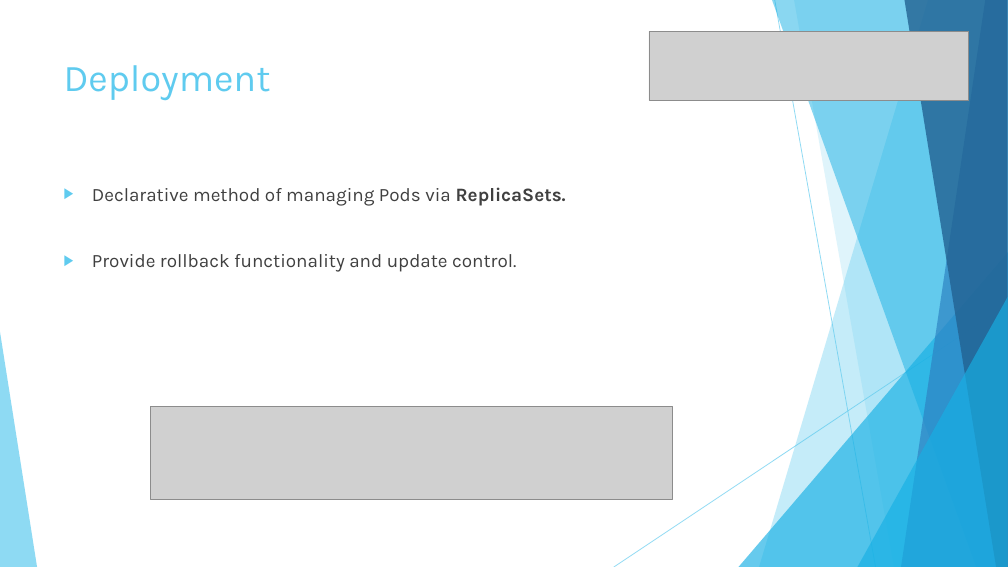
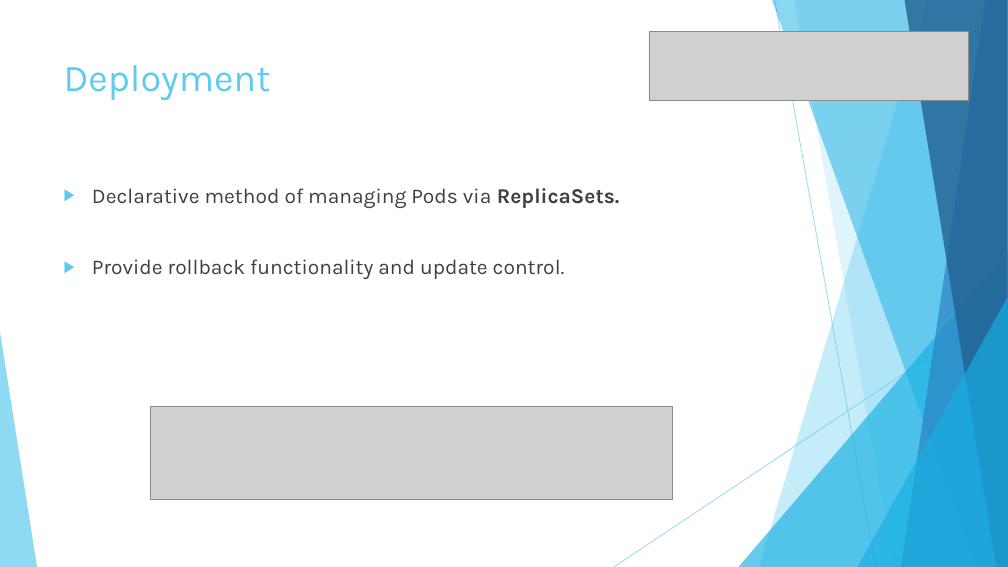
Before and after one commit to fsforza/kubernetes-demo, a slide deck: slide 10 of slides/kube-demo.pptx. Drawn at 1008x567 pixels with LibreOffice and Linux fonts; fonts in the diff are those of the drawing; grey boxes stand for pictures. Boxes give left, top, right and bottom in pixels: in the first picture for what was removed or moved away, otherwise in the second. Text is boxed around its words. In the diff, an @@ line names an element or a change of style, - is before the commit and + after.

```diff
--- a/slides/kube-demo.pptx
+++ b/slides/kube-demo.pptx
@@ text "Declarative method of managing Pods ..." at box(92, 188, 620, 279): size 18 to 20 pt @@
```
Also in this commit, not shown: 13 other slides changed.
